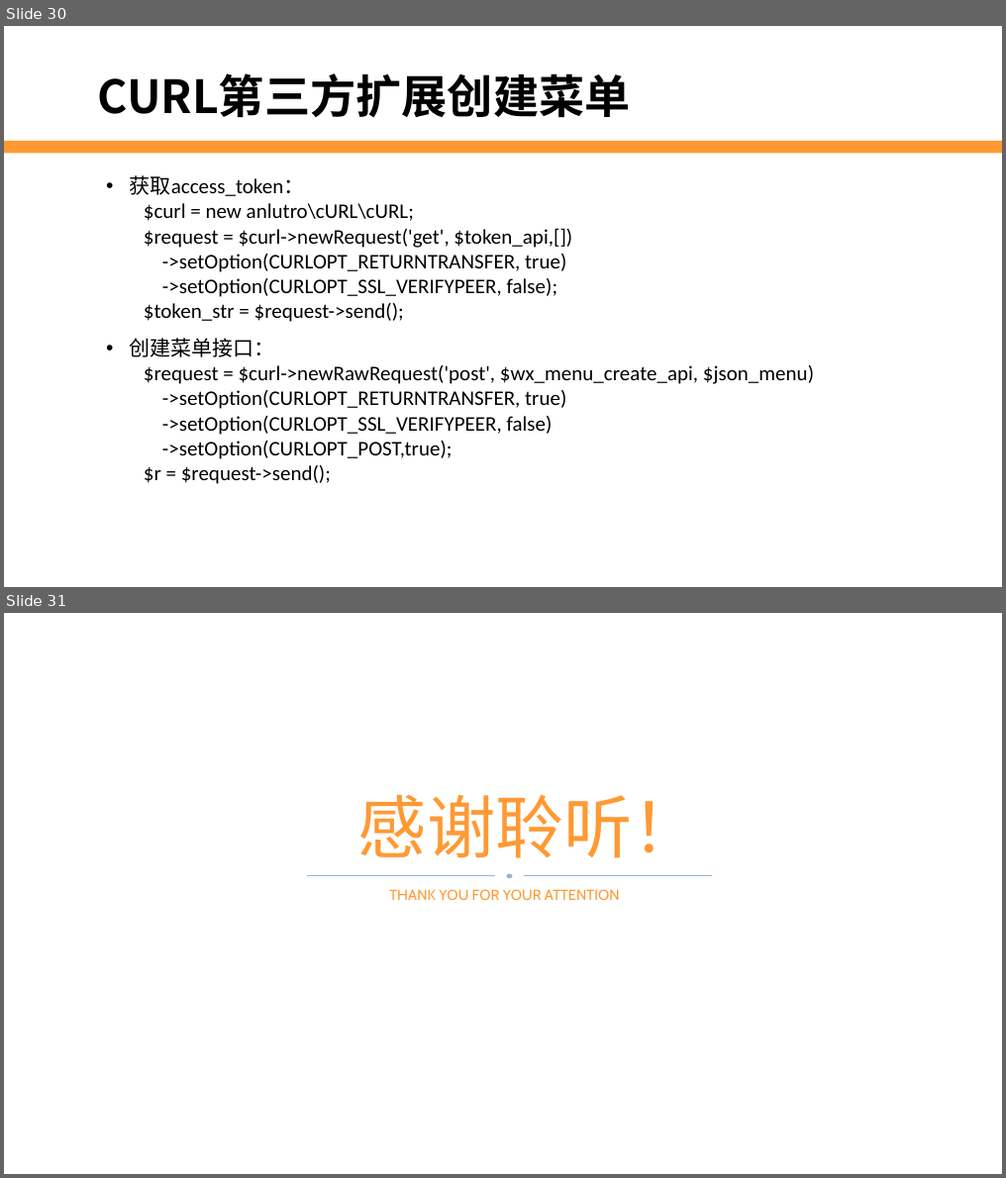
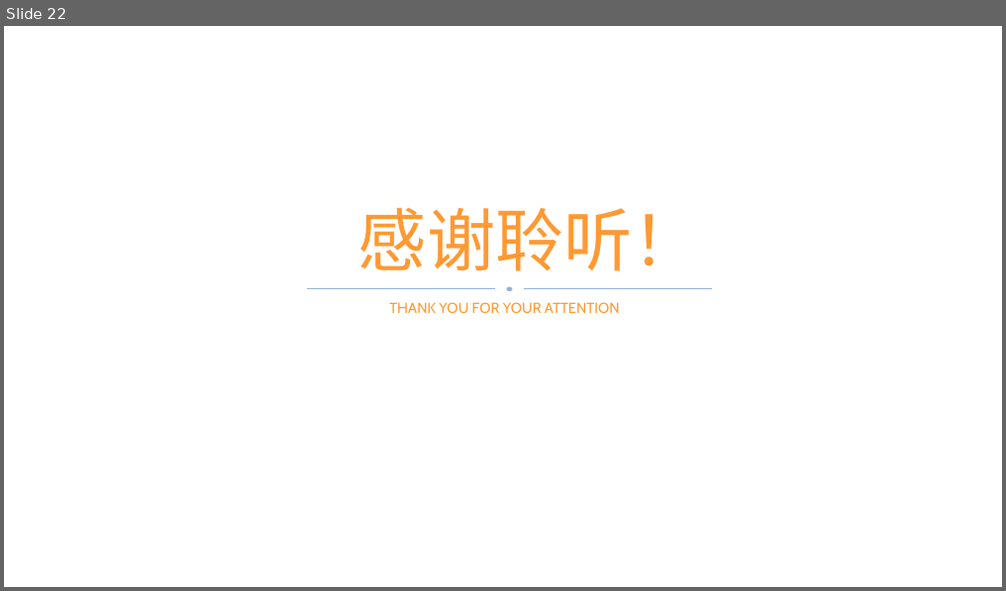
Before and after one commit to edu2act/2017-2018_1st_Wechat_Web_Programming, a slide deck: 课程ppt/第11讲 微信支付与Oauth授权.pptx. Shown one above the other, each under a label of ours: slides 30 and 31 before the commit, slide 22 after it. The pictures are 1006x1178 and 1006x591 pixels, drawn with LibreOffice and Linux fonts; fonts in the diff are those of the drawing; background and template pictures are left out. Boxes give left, top, right and bottom in pixels: in the first picture for what was removed or moved away, otherwise in the second. Text is boxed around its words. In the diff, an @@ line names an element or a change of style, - is before the commit and + after.

```diff
--- a/课程ppt/第11讲 微信支付与Oauth授权.pptx
+++ b/课程ppt/第11讲 微信支付与Oauth授权.pptx
@@ slide 30 removed at bbox=[4, 26, 1002, 587], background #FFFFFF @@
@@ text removed at bbox=[98, 74, 631, 118] @@
-CURL第三方扩展创建菜单
@@ rectangle removed at bbox=[4, 141, 1002, 154] @@
@@ text removed at bbox=[130, 175, 814, 484] @@
-• 获取access_token：
-  $curl = new anlutro\cURL\cURL;
-  $request = $curl->newRequest('get', $token_api,[])
-  ->setOption(CURLOPT_RETURNTRANSFER, true)
-  ->setOption(CURLOPT_SSL_VERIFYPEER, false);
-  $token_str = $request->send();
-• 创建菜单接口：
-  $request = $curl->newRawRequest('post', $wx_menu_create_api, $json_menu)
-  ->setOption(CURLOPT_RETURNTRANSFER, true)
-  ->setOption(CURLOPT_SSL_VERIFYPEER, false)
-  ->setOption(CURLOPT_POST,true);
-  $r = $request->send();
@@ what was slide 31 is now slide 22 @@
```
Also in this commit, not shown: 3 slides changed, 8 slides added, 16 other slides removed, 4 other files.
